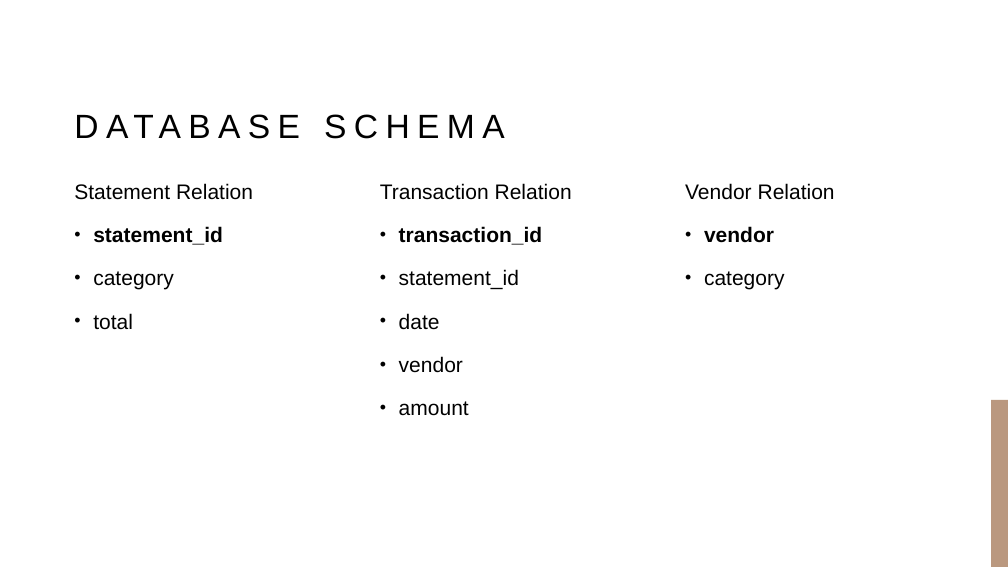
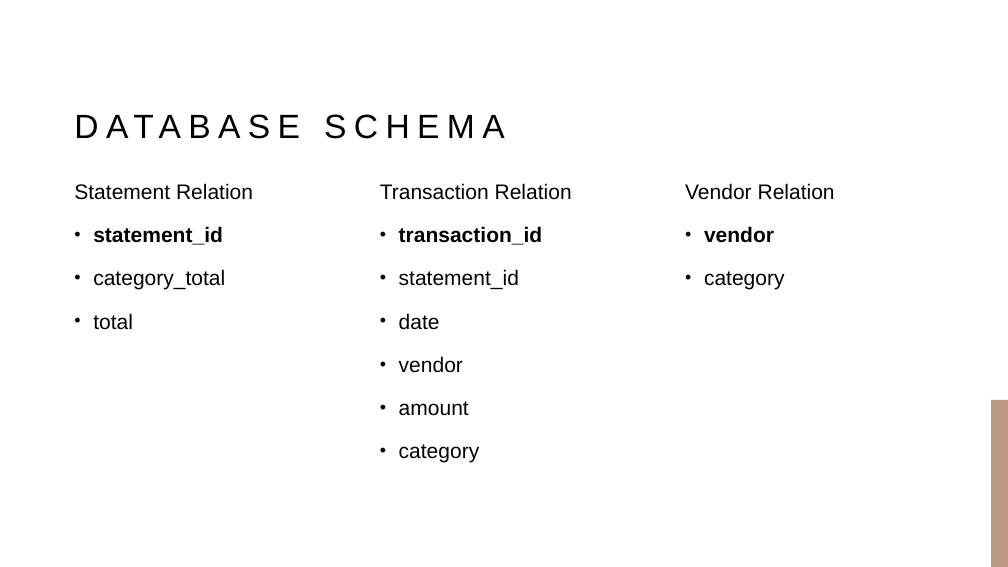
Before and after one commit to GuanHChen/epps6354, a slide deck: slide 3 of 2024-2-29chenproposal.pptx. Drawn at 1008x567 pixels with LibreOffice and Linux fonts; fonts in the diff are those of the drawing; background and template pictures are left out. Boxes give left, top, right and bottom in pixels: in the first picture for what was removed or moved away, otherwise in the second. Text is boxed around its words. In the diff, an @@ line names an element or a change of style, - is before the commit and + after.

```diff
--- a/2024-2-29chenproposal.pptx
+++ b/2024-2-29chenproposal.pptx
@@ text at [93,269,225,290]: text changed @@
-• category
+• category_total
@@ text at [399,444,480,463]: paragraph added @@
+• category
```
Also in this commit, not shown: 1 slide added.
